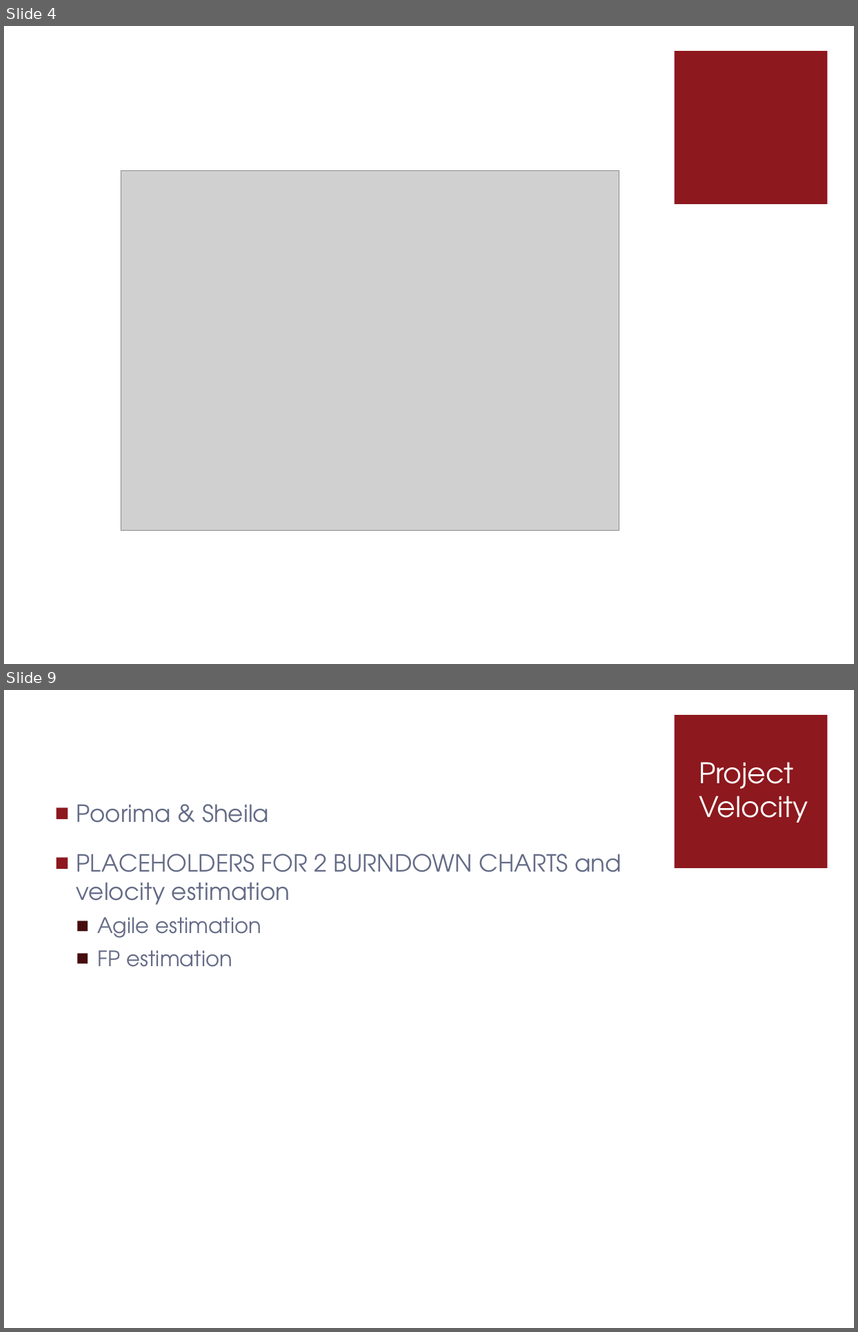
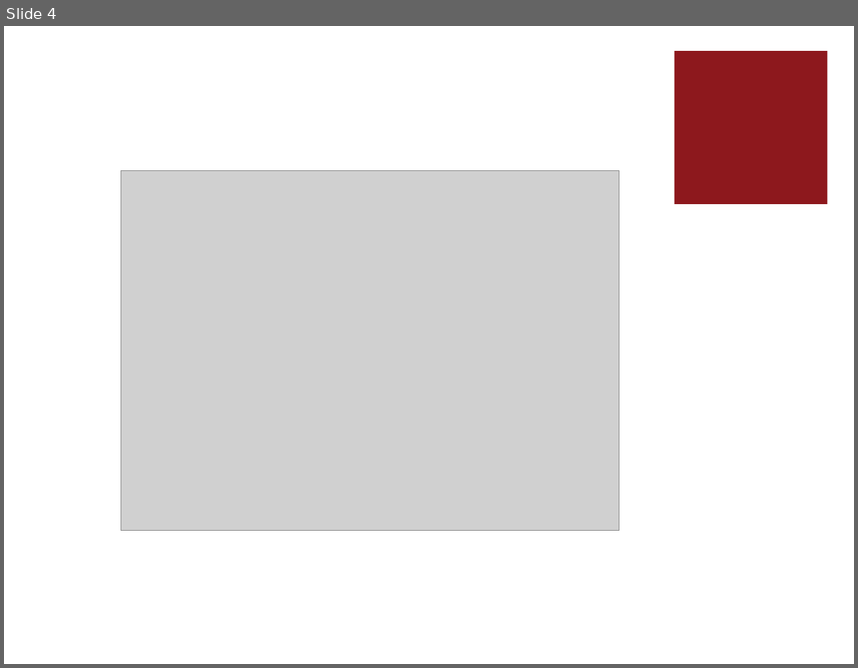
Before and after one commit to pganesan/schedu-elp, a slide deck: docs/Presentation_TeamGamma.pptx. Shown one above the other, each under a label of ours: slides 4 and 9 before the commit, slide 4 after it; the slides between them are not shown. The pictures are 858x1332 and 858x668 pixels, drawn with LibreOffice and Linux fonts; fonts in the diff are those of the drawing; grey boxes stand for pictures. Boxes give left, top, right and bottom in pixels: in the first picture for what was removed or moved away, otherwise in the second. Text is boxed around its words. In the diff, an @@ line names an element or a change of style, - is before the commit and + after.

```diff
--- a/docs/Presentation_TeamGamma.pptx
+++ b/docs/Presentation_TeamGamma.pptx
@@ slide 9 removed at (4, 690, 854, 1328), background #FFFFFF; not listed: 1 template element that a slide beside it also shows @@
@@ title removed at (699, 762, 809, 822) @@
-Project
-Velocity
@@ text removed at (76, 804, 622, 967) @@
-■ Poorima & Sheila
-■ PLACEHOLDERS FOR 2 BURNDOWN CHARTS and velocity estimation
-  ■ Agile estimation
-  ■ FP estimation
```
Also in this commit, not shown: 6 slides changed, 2 slides added, 1 other slide removed, 1 other file.
